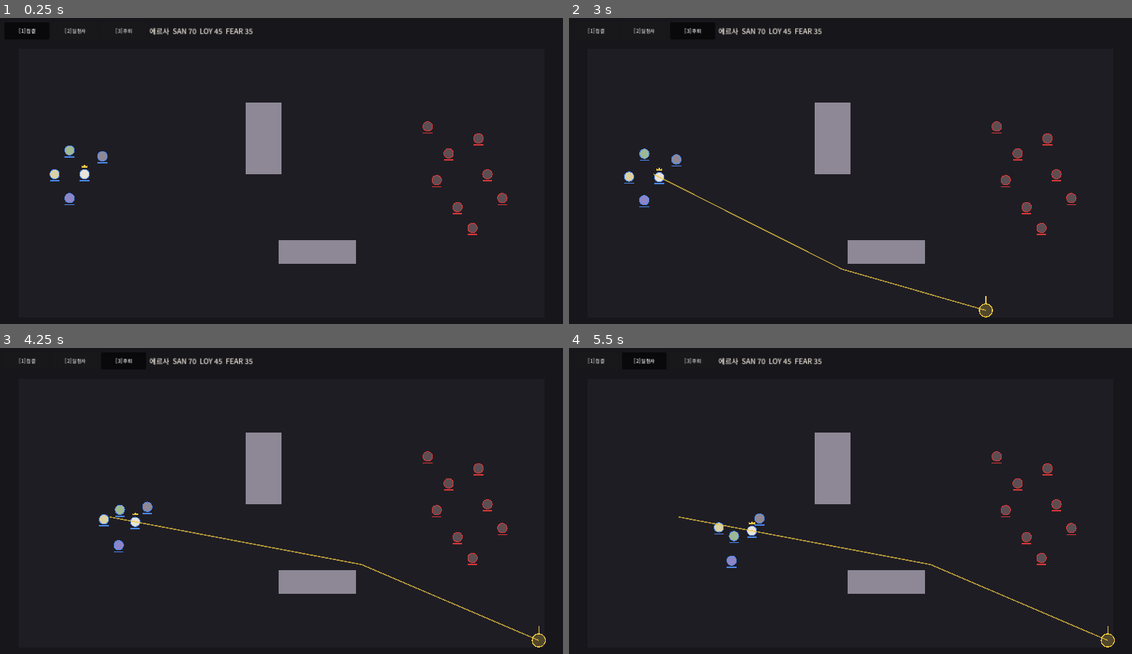
Above: before the commit, frames 1-4 (two rows, left to right).
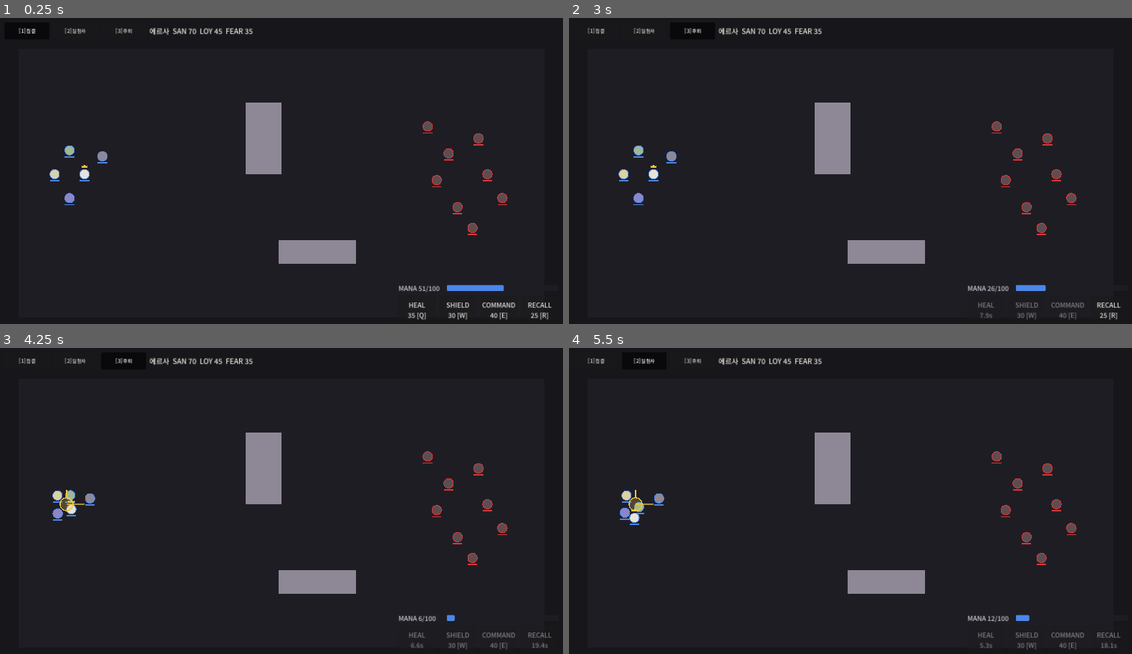
Above: after the commit, the same moments.

Repository: 0MIZI0/MASTER-PUPPET
Game: Godot game, scene res://scenes/combat_arena.tscn
Same seed, same stepped clock (60 frames per second), same inputs: the game is played once before the commit and once after it.
Inputs (mouse positions are in pixels of both pictures, inside the frame that each line leads up to):
- Up to frame 1 (0.25 s): no input
- Up to frame 2 (3 s): click "[1] 집결" at 0.5 s; click "[2] 일점사" at 1.25 s; click "[3] 후퇴" at 2 s; click (985, 308) at 2.75 s, where only the run after the commit has a clickable "HEAL 35 [Q]"
- Up to frame 3 (4.25 s): click (540, 638) at 3.5 s, where only the run after the commit has a clickable "RECALL 25 [R]"
- Up to frame 4 (5.5 s): click "[1] 집결" at 4.25 s; click "[2] 일점사" at 5 s

The runs differ from the first frame. In frame 1, 0.7% of the frame differs, in the area x 70-98%, y 87-99%; in frame 2, 1.3%; in frame 3, 1.4%; in frame 4, 1.4%, in the area x 9-98%, y 46-99%.

Commit message:
Add master skills (HEAL/SHIELD/COMMAND/RECALL) with mana
- MasterSkillData / MasterConfig resources + 4 skill .tres (data-driven costs, cooldowns, effects)
- MasterSkillSystem: mana regen, cooldowns, hotkeys Q/W/E/R, 10Hz state broadcast via EventBus
- UnitBase: heal ratio, damage-absorbing shield (ring visual), COMMAND attack buff + fear relief
- TacticalPinSystem: pin_commit_requested for RECALL (skips ego check, cancels pending proposal)
- CombatHUD: mana bar + touch-sized skill buttons with cooldown/cost display
- tests/test_master_skills.tscn headless checks (excluded from web export)

Co-Authored-By: Claude Opus 5.5 <noreply@anthropic.com>

Diff:
--- a/core/event_bus.gd
+++ b/core/event_bus.gd
@@ -5,6 +5,7 @@
 signal pin_committed(pin_type: int, world_pos: Vector2)
 signal pin_cleared(pin_type: int)
 signal pin_type_selected(pin_type: int)
+signal pin_commit_requested(pin_type: int, world_pos: Vector2)  ## 판정 생략 강제 명령 (RECALL 등)
 
 
 signal bullet_time_requested(source: StringName, active: bool)
@@ -19,3 +20,10 @@
 
 signal hero_state_changed(hero: Node2D, stat: StringName, value: float)
 signal unit_died(unit: Node2D)
+
+
+# 마스터 스킬
+signal master_skill_requested(index: int)
+signal master_skill_cast(skill: MasterSkillData)
+signal master_skills_ready(skills: Array[MasterSkillData])
+signal master_state_changed(mana: float, max_mana: float, cooldowns: PackedFloat32Array)
--- a/entities/unit_base.gd
+++ b/entities/unit_base.gd
@@ -22,6 +22,7 @@
 const COLOR_ALLY: Color = Color(0.29, 0.53, 0.91)
 const COLOR_ENEMY: Color = Color(0.85, 0.22, 0.22)
 const COLOR_HP_BG: Color = Color(0.09, 0.086, 0.106)
+const COLOR_SHIELD: Color = Color(0.62, 0.78, 0.95)
 
 @export var data: UnitData
 @export var faction: Faction = Faction.ENEMY
@@ -46,6 +47,8 @@
 var _buff_time: float = 0.0
 var _flash_time: float = 0.0
 var _flash_to: Vector2 = Vector2.ZERO
+var _shield: float = 0.0
+var _shield_time: float = 0.0
 
 @onready var agent: NavigationAgent2D = $NavigationAgent2D
 @onready var _shape: CollisionShape2D = $CollisionShape2D
@@ -66,6 +69,7 @@
 	if faction == Faction.ALLY:
 		EventBus.pin_committed.connect(_on_pin_committed)
 		EventBus.squad_buff_applied.connect(_on_buff)
+		EventBus.master_skill_cast.connect(_on_master_skill)
 
 
 func _physics_process(delta: float) -> void:
@@ -202,6 +206,10 @@
 func take_damage(amount: float, _source: UnitBase) -> void:
 	if state == State.DEAD:
 		return
+	if _shield > 0.0:
+		var absorbed: float = minf(_shield, amount)
+		_shield -= absorbed
+		amount -= absorbed
 	hp -= amount
 	queue_redraw()
 	if hp <= 0.0:
@@ -262,8 +270,24 @@
 
 
 func _on_buff(attack_mult: float, duration: float) -> void:
-	_buff_mult = attack_mult
-	_buff_time = duration
+	_buff_mult = maxf(_buff_mult, attack_mult)
+	_buff_time = maxf(_buff_time, duration)
+
+
+func _on_master_skill(skill: MasterSkillData) -> void:
+	if state == State.DEAD:
+		return
+	match skill.kind:
+		MasterSkillData.Kind.HEAL:
+			heal(stats.max_hp * skill.magnitude)
+		MasterSkillData.Kind.SHIELD:
+			_shield = stats.max_hp * skill.magnitude
+			_shield_time = skill.duration
+			queue_redraw()
+		MasterSkillData.Kind.COMMAND:
+			_on_buff(skill.magnitude, skill.duration)
+	if skill.fear_delta != 0.0:
+		change_psyche(&"fear", skill.fear_delta)
 
 
 func _on_unit_died(node: Node2D) -> void:
@@ -290,6 +314,12 @@
 	if _flash_time > 0.0:
 		_flash_time -= delta
 		if _flash_time <= 0.0:
+			queue_redraw()
+	if _shield_time > 0.0:
+		_shield_time -= delta
+		if _shield_time <= 0.0 or _shield <= 0.0:
+			_shield_time = 0.0
+			_shield = 0.0
 			queue_redraw()
 
 
@@ -344,6 +374,8 @@
 	var w: float = BODY_RADIUS * 2.0
 	draw_rect(Rect2(-BODY_RADIUS, BODY_RADIUS + 4.0, w, 4.0), COLOR_HP_BG)
 	draw_rect(Rect2(-BODY_RADIUS, BODY_RADIUS + 4.0, w * clampf(hp / stats.max_hp, 0.0, 1.0), 4.0), ring)
+	if _shield > 0.0:
+		draw_arc(Vector2.ZERO, BODY_RADIUS + 5.0, 0.0, TAU, 32, COLOR_SHIELD, 2.0)
 	if _flash_time > 0.0:
 		var fc: Color = Color(0.5, 0.95, 0.6) if _target_friendly else Color(0.91, 0.89, 0.84)
 		draw_line(Vector2.ZERO, _flash_to, fc, 2.0)
--- /dev/null
+++ b/resources/master_config.gd
@@ -0,0 +1,8 @@
+class_name MasterConfig
+extends Resource
+## 마스터 마나/스킬 슬롯 설정.
+
+@export_range(1.0, 1000.0) var max_mana: float = 100.0
+@export_range(0.0, 1000.0) var start_mana: float = 50.0
+@export_range(0.0, 100.0) var mana_regen: float = 4.0  ## 초당 (게임 시간)
+@export var skills: Array[MasterSkillData] = []
--- /dev/null
+++ b/resources/master_config_default.tres
@@ -0,0 +1,15 @@
+[gd_resource type="Resource" script_class="MasterConfig" load_steps=7 format=3]
+
+[ext_resource type="Script" path="res://resources/master_config.gd" id="1_cfg"]
+[ext_resource type="Script" path="res://resources/master_skill_data.gd" id="6_skill"]
+[ext_resource type="Resource" path="res://resources/skills/heal.tres" id="2_heal"]
+[ext_resource type="Resource" path="res://resources/skills/shield.tres" id="3_shield"]
+[ext_resource type="Resource" path="res://resources/skills/command.tres" id="4_command"]
+[ext_resource type="Resource" path="res://resources/skills/recall.tres" id="5_recall"]
+
+[resource]
+script = ExtResource("1_cfg")
+max_mana = 100.0
+start_mana = 50.0
+mana_regen = 4.0
+skills = Array[ExtResource("6_skill")]([ExtResource("2_heal"), ExtResource("3_shield"), ExtResource("4_command"), ExtResource("5_recall")])
--- /dev/null
+++ b/resources/master_skill_data.gd
@@ -0,0 +1,17 @@
+class_name MasterSkillData
+extends Resource
+## 마스터 스킬 정의 (데이터 전용). 효과 적용은 MasterSkillSystem / UnitBase.
+
+enum Kind { HEAL, SHIELD, COMMAND, RECALL }
+
+@export var id: StringName = &""
+@export var display_name: String = ""
+@export var kind: Kind = Kind.HEAL
+@export var hotkey: Key = KEY_NONE
+@export_range(0.0, 1000.0) var mana_cost: float = 30.0
+@export_range(0.0, 120.0) var cooldown: float = 8.0
+## HEAL/SHIELD: 최대 HP 대비 비율, COMMAND: 공격 배율
+@export var magnitude: float = 0.3
+@export_range(0.0, 60.0) var duration: float = 0.0
+## 분대 영웅 Fear 변화량 (COMMAND 사기 고양 등)
+@export var fear_delta: float = 0.0
--- /dev/null
+++ b/resources/skills/command.tres
@@ -0,0 +1,15 @@
+[gd_resource type="Resource" script_class="MasterSkillData" load_steps=2 format=3]
+
+[ext_resource type="Script" path="res://resources/master_skill_data.gd" id="1_skill"]
+
+[resource]
+script = ExtResource("1_skill")
+id = &"command"
+display_name = "COMMAND"
+kind = 2
+hotkey = 69
+mana_cost = 40.0
+cooldown = 15.0
+magnitude = 1.35
+duration = 8.0
+fear_delta = -6.0
--- /dev/null
+++ b/resources/skills/heal.tres
@@ -0,0 +1,15 @@
+[gd_resource type="Resource" script_class="MasterSkillData" load_steps=2 format=3]
+
+[ext_resource type="Script" path="res://resources/master_skill_data.gd" id="1_skill"]
+
+[resource]
+script = ExtResource("1_skill")
+id = &"heal"
+display_name = "HEAL"
+kind = 0
+hotkey = 81
+mana_cost = 35.0
+cooldown = 8.0
+magnitude = 0.35
+duration = 0.0
+fear_delta = 0.0
--- /dev/null
+++ b/resources/skills/recall.tres
@@ -0,0 +1,15 @@
+[gd_resource type="Resource" script_class="MasterSkillData" load_steps=2 format=3]
+
+[ext_resource type="Script" path="res://resources/master_skill_data.gd" id="1_skill"]
+
+[resource]
+script = ExtResource("1_skill")
+id = &"recall"
+display_name = "RECALL"
+kind = 3
+hotkey = 82
+mana_cost = 25.0
+cooldown = 20.0
+magnitude = 0.0
+duration = 0.0
+fear_delta = 0.0
--- /dev/null
+++ b/resources/skills/shield.tres
@@ -0,0 +1,15 @@
+[gd_resource type="Resource" script_class="MasterSkillData" load_steps=2 format=3]
+
+[ext_resource type="Script" path="res://resources/master_skill_data.gd" id="1_skill"]
+
+[resource]
+script = ExtResource("1_skill")
+id = &"shield"
+display_name = "SHIELD"
+kind = 1
+hotkey = 87
+mana_cost = 30.0
+cooldown = 10.0
+magnitude = 0.25
+duration = 6.0
+fear_delta = 0.0
--- a/scenes/combat_arena.tscn
+++ b/scenes/combat_arena.tscn
@@ -7,6 +7,8 @@
 [ext_resource type="Resource" path="res://resources/ego_config_default.tres" id="5_ego"]
 [ext_resource type="PackedScene" path="res://ui/combat_hud.tscn" id="6_hud"]
 [ext_resource type="Resource" path="res://resources/monsters/ghoul.tres" id="7_ghoul"]
+[ext_resource type="Script" path="res://systems/master_skill_system.gd" id="8_skills"]
+[ext_resource type="Resource" path="res://resources/master_config_default.tres" id="9_master"]
 [ext_resource type="Resource" path="res://resources/heroes/rookie_knight.tres" id="h0_rookie_knight"]
 [ext_resource type="Resource" path="res://resources/heroes/shield_vanguard.tres" id="h1_shield_vanguard"]
 [ext_resource type="Resource" path="res://resources/heroes/rookie_archer.tres" id="h2_rookie_archer"]
@@ -130,6 +132,9 @@
 data = ExtResource("7_ghoul")
 faction = 1
 
+[node name="RecallPoint" type="Marker2D" parent="."]
+position = Vector2(240, 540)
+
 [node name="PathLine" type="Line2D" parent="."]
 width = 4.0
 
@@ -142,4 +147,9 @@
 script = ExtResource("4_bt")
 vignette = NodePath("../CombatHUD/Vignette")
 
+[node name="MasterSkillSystem" type="Node" parent="." node_paths=PackedStringArray("recall_point")]
+script = ExtResource("8_skills")
+config = ExtResource("9_master")
+recall_point = NodePath("../RecallPoint")
+
 [node name="CombatHUD" parent="." instance=ExtResource("6_hud")]
--- /dev/null
+++ b/systems/master_skill_system.gd
@@ -0,0 +1,72 @@
+class_name MasterSkillSystem
+extends Node
+## 마스터 마나/쿨다운 관리 + 스킬 발동. EventBus 전용 통신.
+
+const STATE_EMIT_INTERVAL: float = 0.1
+
+@export var config: MasterConfig
+@export var recall_point: Marker2D
+
+var mana: float = 0.0
+
+var _cooldowns: PackedFloat32Array = PackedFloat32Array()
+var _emit_acc: float = 0.0
+
+
+func _ready() -> void:
+	assert(config != null, "MasterSkillSystem: config 필요")
+	mana = config.start_mana
+	_cooldowns.resize(config.skills.size())
+	_cooldowns.fill(0.0)
+	EventBus.master_skill_requested.connect(try_cast)
+	_announce.call_deferred()
+
+
+func _announce() -> void:
+	EventBus.master_skills_ready.emit(config.skills)
+	_emit_state()
+
+
+func _process(delta: float) -> void:
+	mana = minf(config.max_mana, mana + config.mana_regen * delta)
+	for i: int in _cooldowns.size():
+		if _cooldowns[i] > 0.0:
+			_cooldowns[i] = maxf(0.0, _cooldowns[i] - delta)
+	_emit_acc -= delta
+	if _emit_acc <= 0.0:
+		_emit_acc = STATE_EMIT_INTERVAL
+		_emit_state()
+
+
+func _unhandled_key_input(event: InputEvent) -> void:
+	var k: InputEventKey = event as InputEventKey
+	if k == null or not k.pressed or k.echo:
+		return
+	for i: int in config.skills.size():
+		if config.skills[i].hotkey == k.keycode:
+			try_cast(i)
+			get_viewport().set_input_as_handled()
+			return
+
+
+func can_cast(index: int) -> bool:
+	if index < 0 or index >= config.skills.size():
+		return false
+	return _cooldowns[index] <= 0.0 and mana >= config.skills[index].mana_cost
+
+
+func try_cast(index: int) -> void:
+	if not can_cast(index):
+		return
+	var skill: MasterSkillData = config.skills[index]
+	mana -= skill.mana_cost
+	_cooldowns[index] = skill.cooldown
+	if skill.kind == MasterSkillData.Kind.RECALL:
+		var pos: Vector2 = recall_point.global_position if recall_point else Vector2.ZERO
+		EventBus.pin_commit_requested.emit(PinTypes.Type.RETREAT, pos)
+	EventBus.master_skill_cast.emit(skill)
+	_emit_state()
+
+
+func _emit_state() -> void:
+	EventBus.master_state_changed.emit(mana, config.max_mana, _cooldowns)
--- a/systems/tactical_pin_system.gd
+++ b/systems/tactical_pin_system.gd
@@ -36,6 +36,7 @@
 		path_line.visible = false
 	EventBus.counter_proposal_decided.connect(_resolve_proposal)
 	EventBus.pin_type_selected.connect(set_pin_type)
+	EventBus.pin_commit_requested.connect(_force_commit)
 
 
 func set_pin_type(type: int) -> void:
@@ -193,6 +194,21 @@
 	EventBus.bullet_time_requested.emit(BT_SOURCE_PROPOSAL, false)
 
 
+## 마스터 절대 명령: 역제안 판정 생략, 대기 중 역제안은 무효화.
+func _force_commit(type: int, pos: Vector2) -> void:
+	if _dragging:
+		_cancel_drag()
+	if _pending:
+		_pending = false
+		_pending_leader = null
+		_proposal_pin.hide_pin()
+		EventBus.counter_proposal_resolved.emit(false)
+		EventBus.bullet_time_requested.emit(BT_SOURCE_PROPOSAL, false)
+	var p: Vector2 = _snap_to_nav(pos)
+	_pins[type].show_pin(type, p)
+	_commit(type, p)
+
+
 func _commit(type: int, pos: Vector2) -> void:
 	var leader: UnitBase = _get_leader()
 	if leader:
--- /dev/null
+++ b/tests/test_master_skills.gd
@@ -0,0 +1,70 @@
+extends Node
+## Headless 검증: 마스터 스킬 4종 효과.
+
+var _fail: int = 0
+
+func _check(cond: bool, msg: String) -> void:
+	print(("PASS " if cond else "FAIL ") + msg)
+	if not cond:
+		_fail += 1
+
+func _ready() -> void:
+	_run.call_deferred()
+
+func _frames(n: int) -> void:
+	for i: int in n:
+		await get_tree().process_frame
+
+func _run() -> void:
+	var arena: Node = (load("res://scenes/combat_arena.tscn") as PackedScene).instantiate()
+	add_child(arena)
+	await _frames(5)
+	var sys: MasterSkillSystem = arena.get_node("MasterSkillSystem") as MasterSkillSystem
+	var bus: Node = get_node("/root/EventBus")
+	var hud: CombatHUD = arena.get_node("CombatHUD") as CombatHUD
+	var bar: HBoxContainer = hud.get_node("SkillDock/SkillBar") as HBoxContainer
+	_check(bar.get_child_count() == 4, "HUD 스킬 버튼 4개 (=%d)" % bar.get_child_count())
+	var knight: UnitBase = arena.get_node("Units/Ersa") as UnitBase
+	var ghoul: UnitBase = arena.get_node("Units/Ghoul1") as UnitBase
+	_check(is_equal_approx(sys.mana, 50.0) or sys.mana > 50.0, "시작 마나 50 (=%.1f)" % sys.mana)
+	# HEAL
+	sys.mana = 100.0
+	knight.hp = 50.0
+	bus.emit_signal(&"master_skill_requested", 0)
+	_check(is_equal_approx(knight.hp, 50.0 + knight.stats.max_hp * 0.35), "HEAL hp=%.1f" % knight.hp)
+	_check(sys.mana <= 65.01, "HEAL 마나 차감 (=%.1f)" % sys.mana)
+	bus.emit_signal(&"master_skill_requested", 0)
+	_check(sys.mana > 60.0, "HEAL 쿨다운 중 재시전 차단 (=%.1f)" % sys.mana)
+	# SHIELD
+	sys.mana = 100.0
+	knight.hp = knight.stats.max_hp
+	bus.emit_signal(&"master_skill_requested", 1)
+	var shield: float = knight.stats.max_hp * 0.25
+	knight.take_damage(shield - 5.0, null)
+	_check(is_equal_approx(knight.hp, knight.stats.max_hp), "SHIELD 피해 흡수 hp=%.1f" % knight.hp)
+	knight.take_damage(15.0, null)
+	_check(is_equal_approx(knight.hp, knight.stats.max_hp - 10.0), "SHIELD 초과분 관통 hp=%.1f" % knight.hp)
+	_check(ghoul._shield == 0.0, "적에게 SHIELD 미적용")
+	# COMMAND
+	sys.mana = 100.0
+	var fear0: float = knight.hero_data.fear
+	bus.emit_signal(&"master_skill_requested", 2)
+	_check(is_equal_approx(knight._buff_mult, 1.35), "COMMAND 공격 배율=%.2f" % knight._buff_mult)
+	_check(is_equal_approx(knight.hero_data.fear, maxf(0.0, fear0 - 6.0)), "COMMAND fear %.0f→%.0f" % [fear0, knight.hero_data.fear])
+	# RECALL
+	sys.mana = 100.0
+	bus.emit_signal(&"master_skill_requested", 3)
+	await _frames(2)
+	_check(knight._has_order and knight._pin_type == PinTypes.Type.RETREAT, "RECALL 후퇴 명령 수신")
+	_check(knight._pin_pos.distance_to(Vector2(240, 540)) < 40.0, "RECALL 지점 (%.0f,%.0f)" % [knight._pin_pos.x, knight._pin_pos.y])
+	# 마나 부족
+	sys.mana = 10.0
+	var cd_before: PackedFloat32Array = sys._cooldowns.duplicate()
+	bus.emit_signal(&"master_skill_requested", 1)
+	_check(is_equal_approx(sys.mana, 10.0), "마나 부족 시 시전 불가")
+	# 리젠
+	var m0: float = sys.mana
+	await _frames(30)
+	_check(sys.mana > m0, "마나 리젠 %.2f→%.2f" % [m0, sys.mana])
+	print("RESULT fail=%d" % _fail)
+	get_tree().quit(1 if _fail > 0 else 0)
--- /dev/null
+++ b/tests/test_master_skills.tscn
@@ -0,0 +1,6 @@
+[gd_scene load_steps=2 format=3]
+
+[ext_resource type="Script" path="res://tests/test_master_skills.gd" id="1_test"]
+
+[node name="TestMasterSkills" type="Node"]
+script = ExtResource("1_test")
--- a/ui/combat_hud.gd
+++ b/ui/combat_hud.gd
@@ -3,6 +3,7 @@
 ## 전투 HUD: 핀 타입 선택, 역제안 팝업, 분대장 심리 스탯, 불릿 타임 표시. (비네팅 페이드는 BulletTimeController) EventBus 전용 통신.
 
 const GROUP_LEADER: StringName = &"squad_leader"
+const SKILL_BUTTON_SIZE: Vector2 = Vector2(125, 96)
 
 @export_multiline var proposal_line: String = "%s: \"거긴 위험해요, 마스터. 이쪽으로 우회하죠.\""
 
@@ -12,6 +13,12 @@
 @onready var _proposal_panel: PanelContainer = %ProposalPanel
 @onready var _proposal_text: Label = %ProposalText
 @onready var _result_label: Label = %ResultLabel
+@onready var _mana_label: Label = %ManaLabel
+@onready var _mana_bar: ProgressBar = %ManaBar
+@onready var _skill_bar: HBoxContainer = %SkillBar
+
+var _skills: Array[MasterSkillData] = []
+var _skill_buttons: Array[Button] = []
 
 
 func _ready() -> void:
@@ -25,6 +32,8 @@
 	EventBus.counter_proposal_resolved.connect(_on_proposal_resolved)
 	EventBus.hero_state_changed.connect(_on_hero_state_changed)
 	EventBus.unit_died.connect(_on_unit_died)
+	EventBus.master_skills_ready.connect(_on_skills_ready)
+	EventBus.master_state_changed.connect(_on_master_state)
 	_on_pin_type_selected(PinTypes.Type.MOVE)
 	_refresh_psyche.call_deferred()
 
@@ -74,3 +83,32 @@
 func _show_result(text: String) -> void:
 	_result_label.text = text
 	_result_label.show()
+
+
+# ---------------------------------------------------------------- Master Skills
+func _on_skills_ready(skills: Array[MasterSkillData]) -> void:
+	for b: Button in _skill_buttons:
+		b.queue_free()
+	_skill_buttons.clear()
+	_skills = skills
+	for i: int in skills.size():
+		var b: Button = Button.new()
+		b.custom_minimum_size = SKILL_BUTTON_SIZE
+		b.focus_mode = Control.FOCUS_NONE
+		b.add_theme_font_size_override(&"font_size", 22)
+		b.pressed.connect(EventBus.master_skill_requested.emit.bind(i))
+		_skill_bar.add_child(b)
+		_skill_buttons.append(b)
+
+
+func _on_master_state(mana: float, max_mana: float, cooldowns: PackedFloat32Array) -> void:
+	_mana_bar.max_value = max_mana
+	_mana_bar.value = mana
+	_mana_label.text = "MANA %d/%d" % [floori(mana), roundi(max_mana)]
+	for i: int in mini(_skill_buttons.size(), cooldowns.size()):
+		var sk: MasterSkillData = _skills[i]
+		var cd: float = cooldowns[i]
+		var b: Button = _skill_buttons[i]
+		b.disabled = cd > 0.0 or mana < sk.mana_cost
+		var key: String = OS.get_keycode_string(sk.hotkey)
+		b.text = "%s\n%s" % [sk.display_name, ("%.1fs" % cd) if cd > 0.0 else "%d [%s]" % [roundi(sk.mana_cost), key]]
--- a/ui/combat_hud.tscn
+++ b/ui/combat_hud.tscn
@@ -14,6 +14,20 @@
 
 [sub_resource type="ShaderMaterial" id="ShaderMaterial_vignette"]
 shader = SubResource("Shader_vignette")
+
+[sub_resource type="StyleBoxFlat" id="Style_mana_bg"]
+bg_color = Color(0.122, 0.114, 0.141, 0.9)
+corner_radius_top_left = 4
+corner_radius_top_right = 4
+corner_radius_bottom_right = 4
+corner_radius_bottom_left = 4
+
+[sub_resource type="StyleBoxFlat" id="Style_mana_fill"]
+bg_color = Color(0.29, 0.53, 0.91, 1)
+corner_radius_top_left = 4
+corner_radius_top_right = 4
+corner_radius_bottom_right = 4
+corner_radius_bottom_left = 4
 
 [node name="CombatHUD" type="CanvasLayer"]
 script = ExtResource("1_hud")
@@ -144,3 +158,50 @@
 theme_override_colors/font_color = Color(0.914, 0.89, 0.843, 1)
 theme_override_font_sizes/font_size = 96
 horizontal_alignment = 1
+
+[node name="SkillDock" type="VBoxContainer" parent="."]
+anchors_preset = 3
+anchor_left = 1.0
+anchor_top = 1.0
+anchor_right = 1.0
+anchor_bottom = 1.0
+offset_left = -568.0
+offset_top = -176.0
+offset_right = -32.0
+offset_bottom = -32.0
+grow_horizontal = 0
+grow_vertical = 0
+mouse_filter = 2
+theme_override_constants/separation = 8
+
+[node name="ManaRow" type="HBoxContainer" parent="SkillDock"]
+layout_mode = 2
+mouse_filter = 2
+theme_override_constants/separation = 12
+
+[node name="ManaLabel" type="Label" parent="SkillDock/ManaRow"]
+unique_name_in_owner = true
+custom_minimum_size = Vector2(150, 0)
+layout_mode = 2
+theme_override_colors/font_color = Color(0.788, 0.776, 0.812, 1)
+theme_override_font_sizes/font_size = 22
+text = "MANA 0/0"
+
+[node name="ManaBar" type="ProgressBar" parent="SkillDock/ManaRow"]
+unique_name_in_owner = true
+custom_minimum_size = Vector2(0, 20)
+layout_mode = 2
+size_flags_horizontal = 3
+size_flags_vertical = 4
+mouse_filter = 2
+theme_override_styles/background = SubResource("Style_mana_bg")
+theme_override_styles/fill = SubResource("Style_mana_fill")
+step = 0.0
+show_percentage = false
+
+[node name="SkillBar" type="HBoxContainer" parent="SkillDock"]
+unique_name_in_owner = true
+layout_mode = 2
+mouse_filter = 2
+theme_override_constants/separation = 12
+alignment = 2
Not shown, changed: export_presets.cfg
Not shown: 1 places in scenes/combat_arena.tscn that only renumber resources
Not shown: 1 places in ui/combat_hud.tscn that only renumber resources
